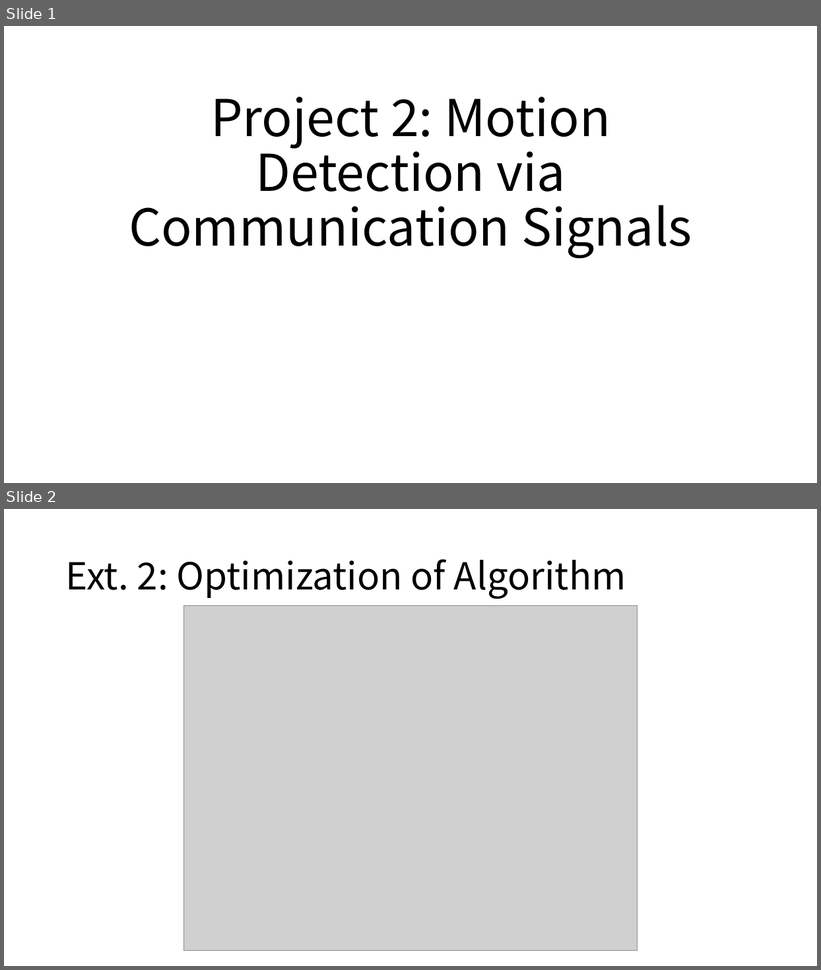
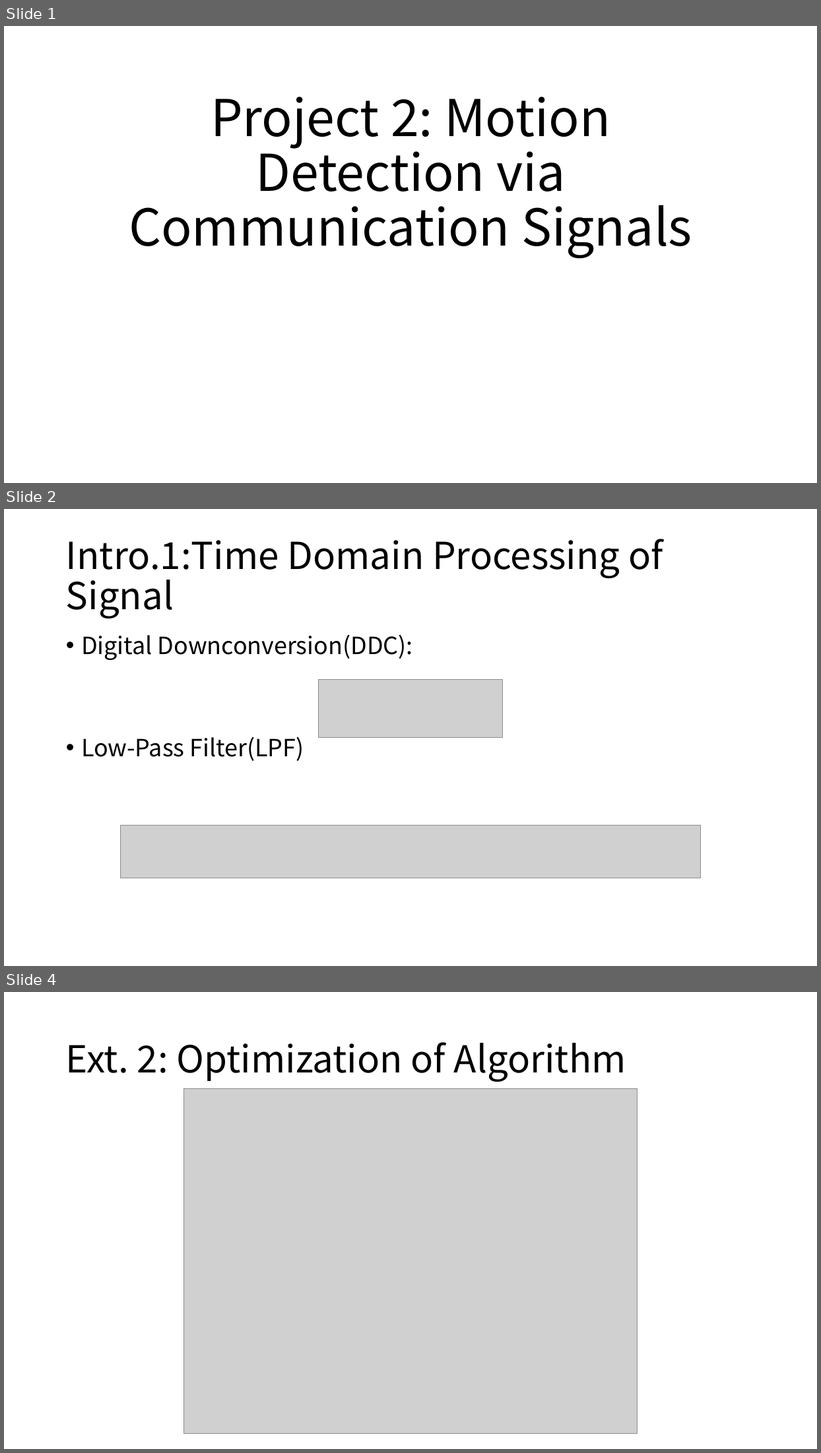
Before and after one commit to RUSRUSHB/Project2-Motion-Detection-via-Communication-Signals, a slide deck: Project 2.pptx. Shown one above the other, each under a label of ours: slides 1 and 2 before the commit, slides 1, 2 and 4 after it; the slides between them are not shown. The pictures are 821x970 and 821x1453 pixels, drawn with LibreOffice and Linux fonts; fonts in the diff are those of the drawing; grey boxes stand for pictures. Boxes give left, top, right and bottom in pixels: in the first picture for what was removed or moved away, otherwise in the second. Text is boxed around its words. In the diff, an @@ line names an element or a change of style, - is before the commit and + after.

```diff
--- a/Project 2.pptx
+++ b/Project 2.pptx
@@ slide 2 added at <box>4,509,817,966</box>, background #FFFFFF @@
@@ title added at <box>66,539,663,619</box>, 44 pt, text #000000 @@
+Intro.1:Time Domain Processing of Signal
@@ text added at <box>81,634,413,761</box>, 28 pt, text #000000 @@
+• Digital Downconversion(DDC):
+• Low-Pass Filter(LPF)
@@ picture added at <box>319,680,502,738</box> @@
@@ picture added at <box>121,826,700,879</box> @@
@@ what was slide 2 is now slide 4 @@
```
Also in this commit, not shown: 1 other slide added.
